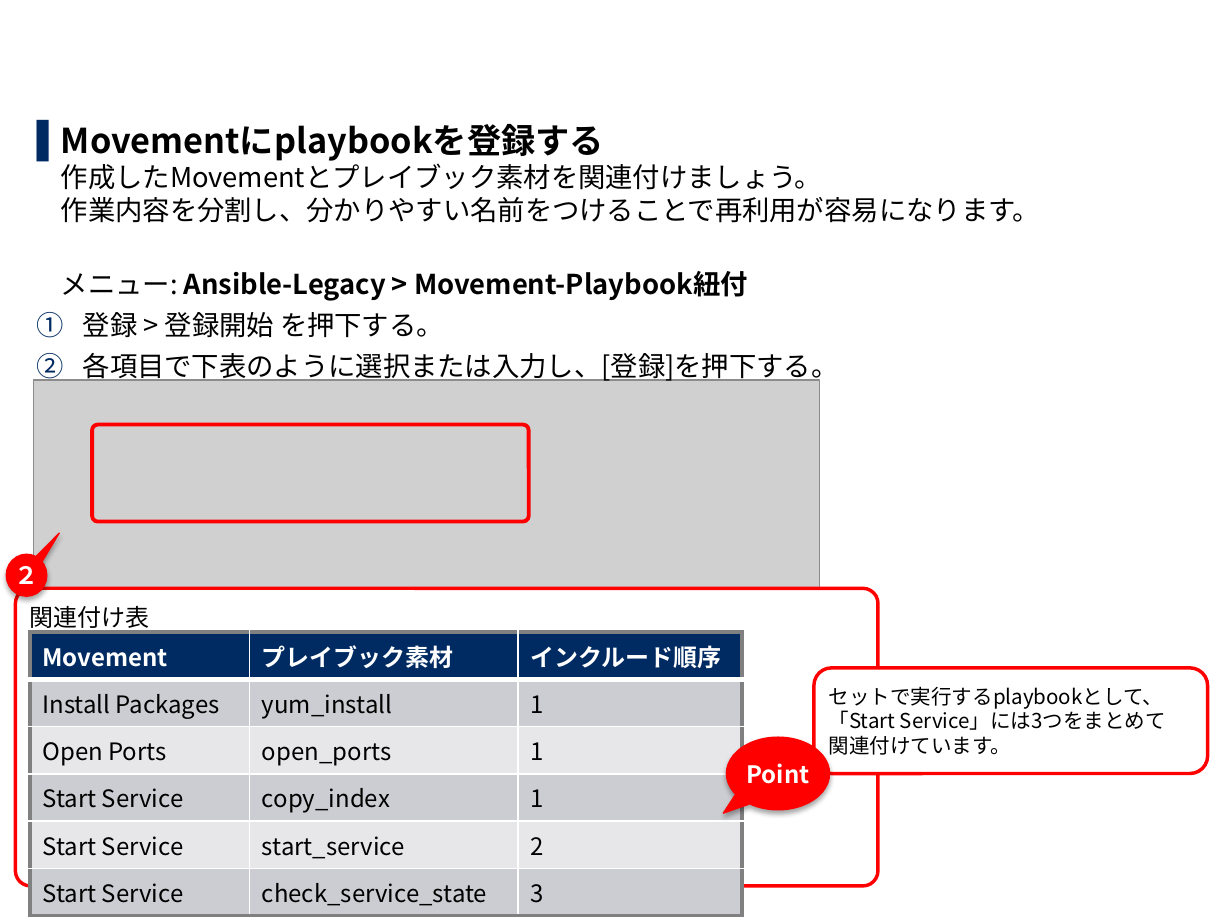
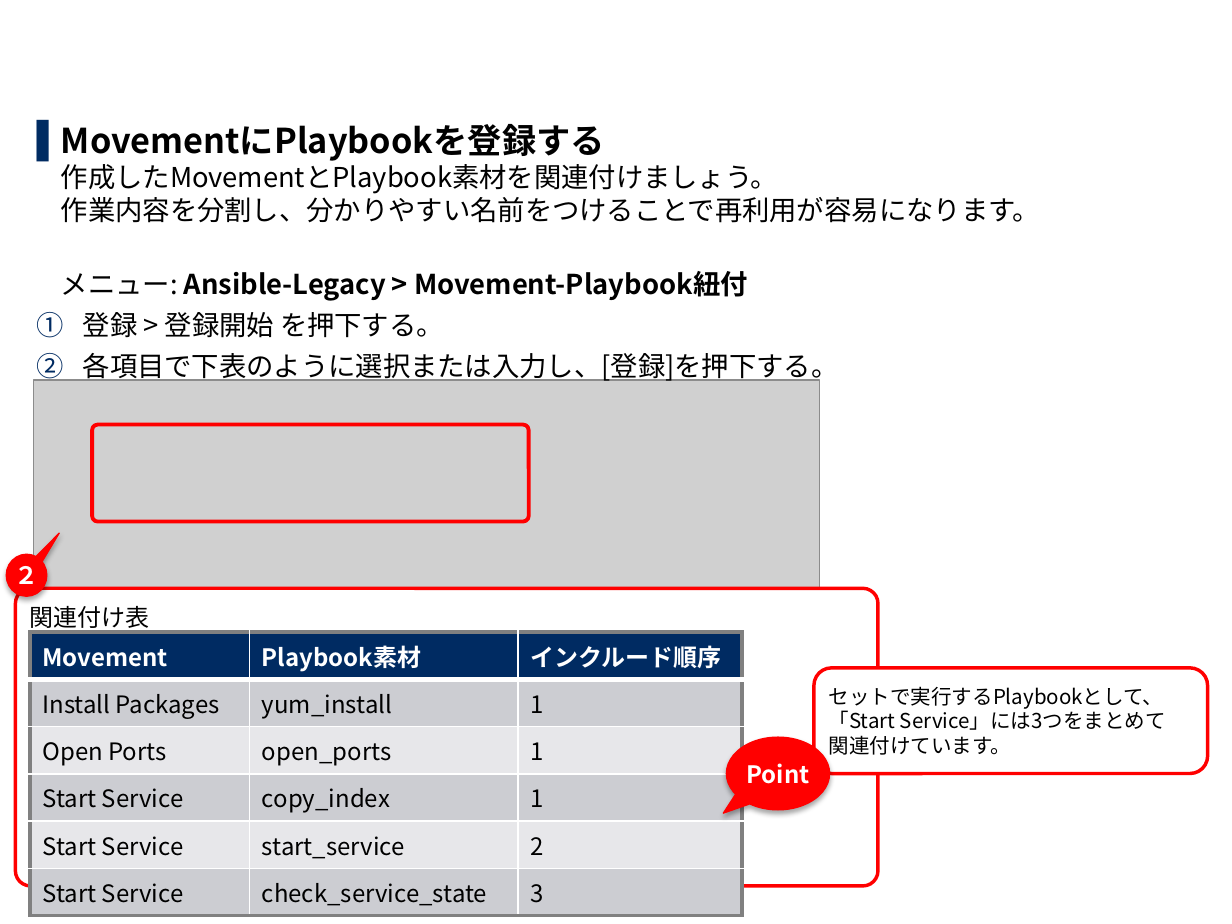
Before and after one commit to exastro-suite/it-automation-docs, a slide deck: slide 13 of asset/Learn_ja/ITA-Ansible-Driver_ja_practice.pptx. Drawn at 1232x924 pixels with LibreOffice and Linux fonts; fonts in the diff are those of the drawing; grey boxes stand for pictures; background and template pictures are left out. Boxes give left, top, right and bottom in pixels: in the first picture for what was removed or moved away, otherwise in the second. Text is boxed around its words. In the diff, an @@ line names an element or a change of style, - is before the commit and + after.

```diff
--- a/asset/Learn_ja/ITA-Ansible-Driver_ja_practice.pptx
+++ b/asset/Learn_ja/ITA-Ansible-Driver_ja_practice.pptx
@@ text at bbox=[61, 124, 1040, 301]: text changed @@
-▌ Movementにplaybookを登録する
-  作成したMovementとプレイブック素材を関連付けましょう。
-  作業内容を分割し、分かりやすい名前をつけることで再利用が容易になります。
-  メニュー: Ansible-Legacy > Movement-Playbook紐付
+▌ MovementにPlaybookを登録する
+  作成したMovementとPlaybook素材を関連付けましょう。
+  作業内容を分割し、分かりやすい名前をつけることで再利用が容易になります。
+  メニュー: Ansible-Legacy > Movement-Playbook紐付
@@ table at bbox=[30, 632, 742, 910] @@
-row 1, column 2: プレイブック素材
+row 1, column 2: Playbook素材
@@ text in rounded rectangle at bbox=[829, 686, 1166, 755]: text changed @@
-セットで実行するplaybookとして、
-「Start Service」には3つをまとめて
-関連付けています。
+セットで実行するPlaybookとして、
+「Start Service」には3つをまとめて
+関連付けています。
```
Also in this commit, not shown: 27 other slides changed, 1 other file.
